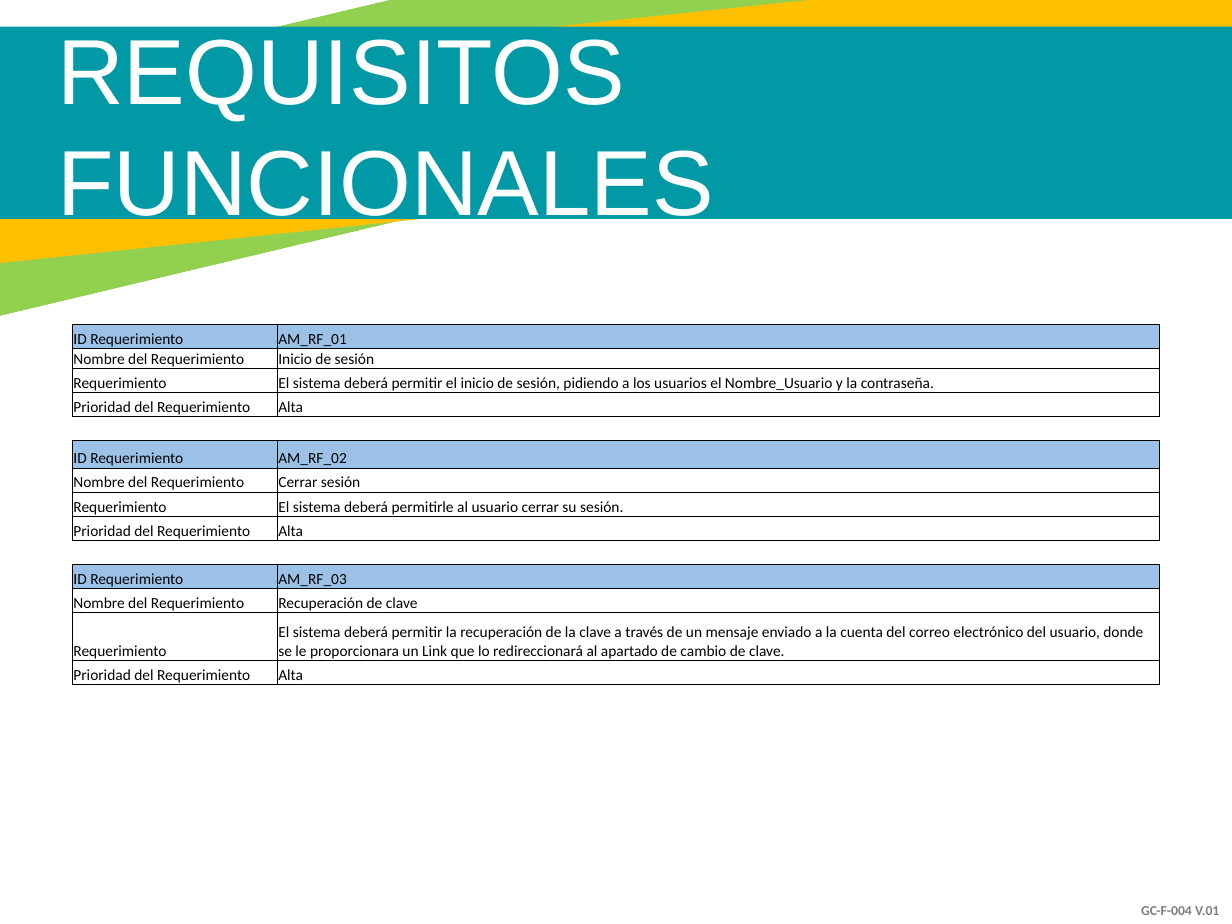
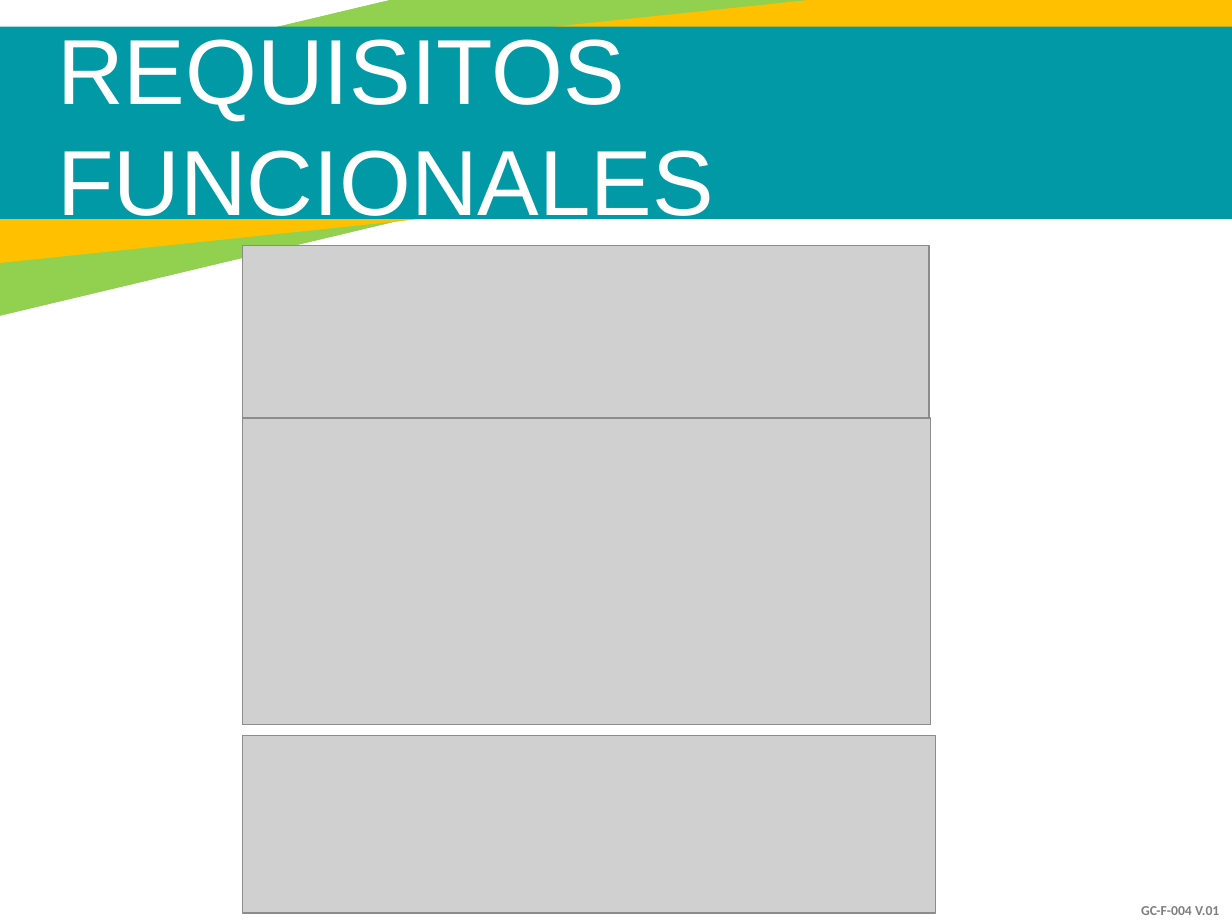
Before and after one commit to Dashell2514/AseoMatic, a slide deck: slide 31 of Documentation/AseoMatic.pptx. Drawn at 1232x924 pixels with LibreOffice and Linux fonts; fonts in the diff are those of the drawing; grey boxes stand for pictures. Boxes give left, top, right and bottom in pixels: in the first picture for what was removed or moved away, otherwise in the second. Text is boxed around its words. In the diff, an @@ line names an element or a change of style, - is before the commit and + after.

```diff
--- a/Documentation/AseoMatic.pptx
+++ b/Documentation/AseoMatic.pptx
@@ picture added at [243, 245, 929, 420] @@
@@ table removed at [73, 324, 1159, 841], 15 rows, 2 columns @@
-ID Requerimiento | AM_RF_01
-Nombre del Requerimiento | Inicio de sesión
-Requerimiento | El sistema deberá permitir el inicio de sesión, pidiendo a los usuarios el Nombre_Usuario y la contraseña.
-Prioridad del Requerimiento | Alta
- | 
-ID Requerimiento | AM_RF_02
-Nombre del Requerimiento | Cerrar sesión
-Requerimiento | El sistema deberá permitirle al usuario cerrar su sesión.
-Prioridad del Requerimiento | Alta
- | 
-ID Requerimiento | AM_RF_03
-Nombre del Requerimiento | Recuperación de clave
-Requerimiento | El sistema deberá permitir la recuperación de la clave a través de un mensaje enviado a la cuenta del correo electrónico del usuario, donde se le proporcionara un Link que lo redireccionará al apartado de cambio de clave.
-Prioridad del Requerimiento | Alta
- | 
@@ picture added at [243, 418, 930, 724] @@
@@ picture added at [243, 736, 936, 913] @@
```
Also in this commit, not shown: 14 other slides changed, 1 slide added, 1 slide removed, 29 other files.
